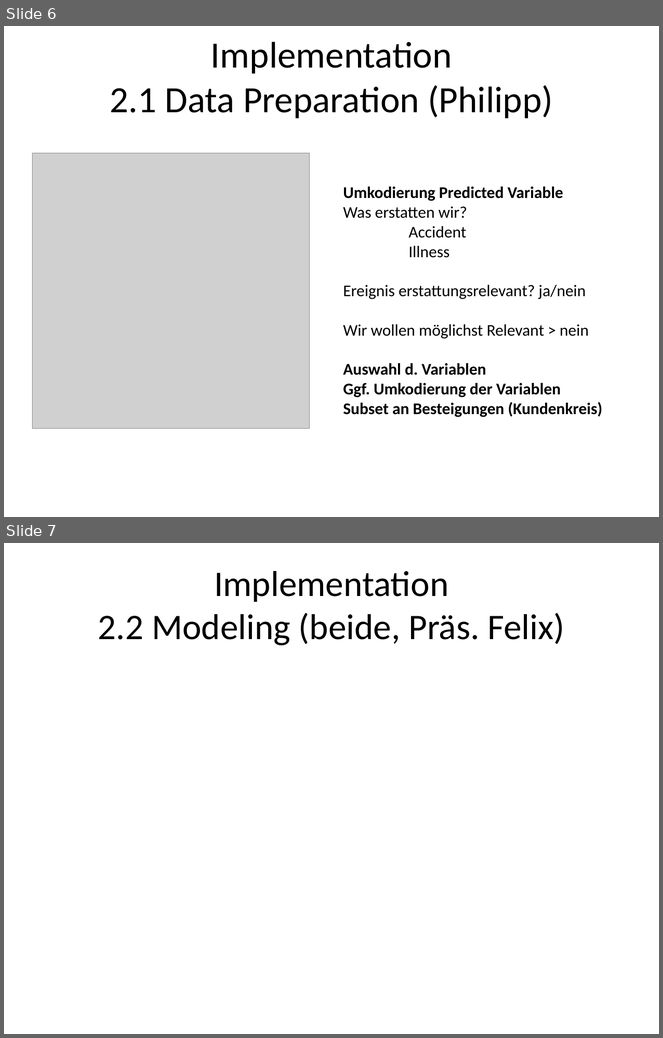
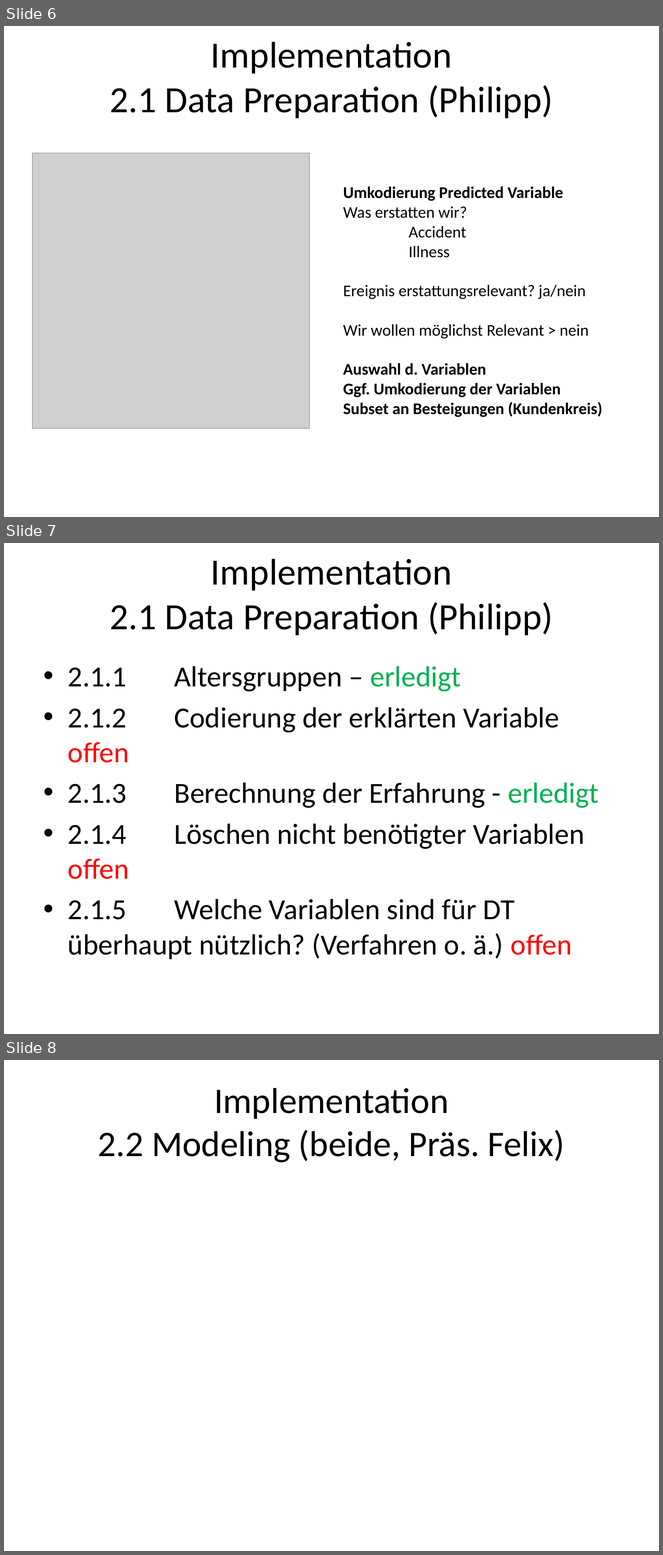
Before and after one commit to D3v3l0p3rB0n3/himalayaClassificationProject, a slide deck: projectManagement/Himalaya Classification .pptx. Shown one above the other, each under a label of ours: slides 6 and 7 before the commit, slides 6, 7 and 8 after it. The pictures are 663x1038 and 663x1555 pixels, drawn with LibreOffice and Linux fonts; fonts in the diff are those of the drawing; grey boxes stand for pictures. Boxes give left, top, right and bottom in pixels: in the first picture for what was removed or moved away, otherwise in the second. Text is boxed around its words. In the diff, an @@ line names an element or a change of style, - is before the commit and + after.

Commit message:
update project management ppt und DataPrep file

```diff
--- a/projectManagement/Himalaya Classification .pptx
+++ b/projectManagement/Himalaya Classification .pptx
@@ slide 7 added at (x1=4, y1=543, x2=659, y2=1034), background #FFFFFF @@
@@ text added at (x1=110, y1=559, x2=553, y2=636), 40.7 pt, text #000000 @@
+Implementation
+2.1 Data Preparation (Philipp)
@@ text added at (x1=68, y1=666, x2=599, y2=960), 32 pt, text #000000 @@
+• 2.1.1 Altersgruppen – erledigt
+• 2.1.2 Codierung der erklärten Variable offen
+• 2.1.3 Berechnung der Erfahrung - erledigt
+• 2.1.4 Löschen nicht benötigter Variablen offen
+• 2.1.5 Welche Variablen sind für DT überhaupt nützlich? (Verfahren o. ä.) offen
@@ what was slide 7 is now slide 8 @@
```
Also in this commit, not shown: 6 other files.
